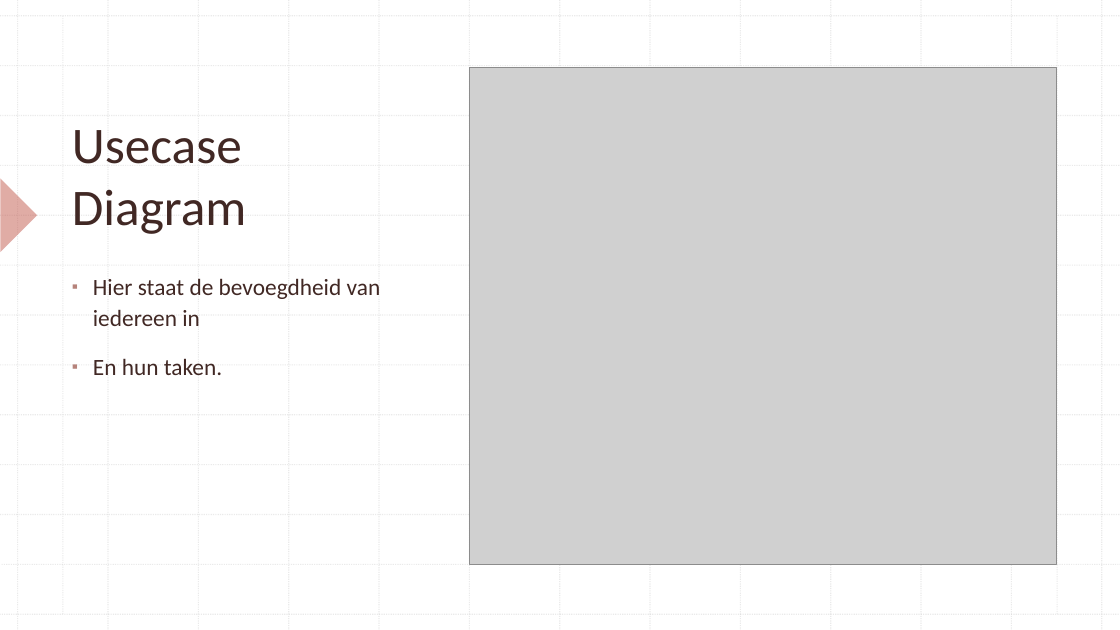
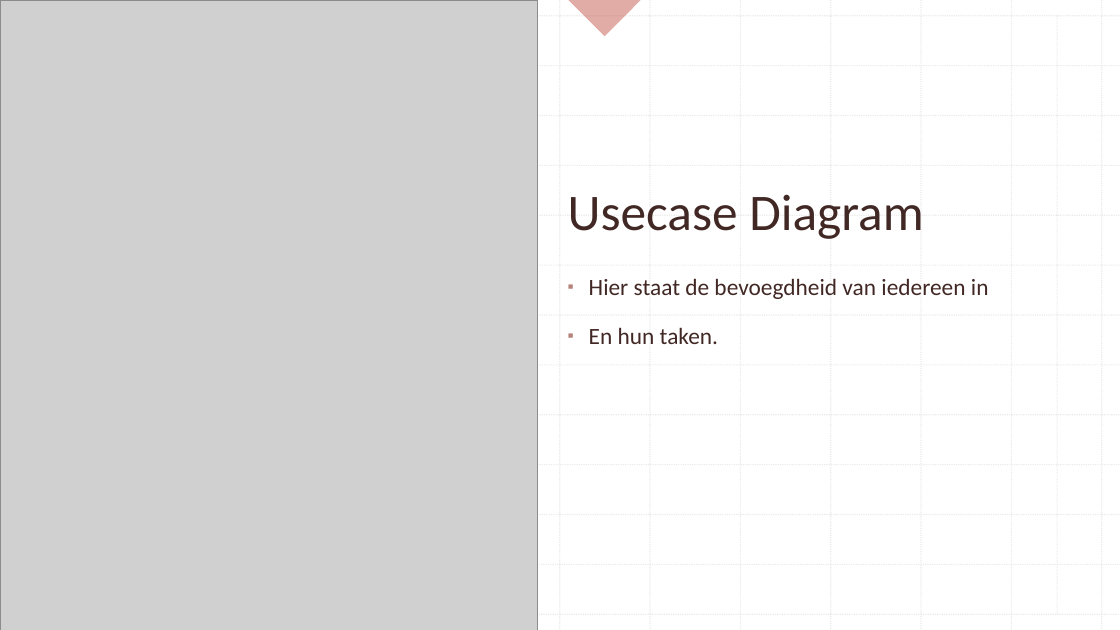
Before and after one commit to OntwerpSWDBC/mylo-ontwerp, a slide deck: slide 5 of wireframe.pptx. Drawn at 1120x630 pixels with LibreOffice and Linux fonts; fonts in the diff are those of the drawing; grey boxes stand for pictures. Boxes give left, top, right and bottom in pixels: in the first picture for what was removed or moved away, otherwise in the second. Text is boxed around its words. In the diff, an @@ line names an element or a change of style, - is before the commit and + after.

```diff
--- a/wireframe.pptx
+++ b/wireframe.pptx
@@ picture added at (0, 0, 538, 630) @@
@@ line removed from (63, 16) to (63, 614) @@
@@ right triangle at (568, 0, 642, 36): rotation 225 to 315 degrees @@
@@ picture removed at (470, 67, 1057, 565) @@
@@ title "Usecase Diagram" rewrapped from (72, 130, 246, 234) to (568, 194, 923, 239) @@
@@ text "Hier staat de bevoegdheid van ..." rewrapped from (93, 278, 381, 376) to (589, 278, 989, 344) @@
```
Also in this commit, not shown: 3 other slides changed.
